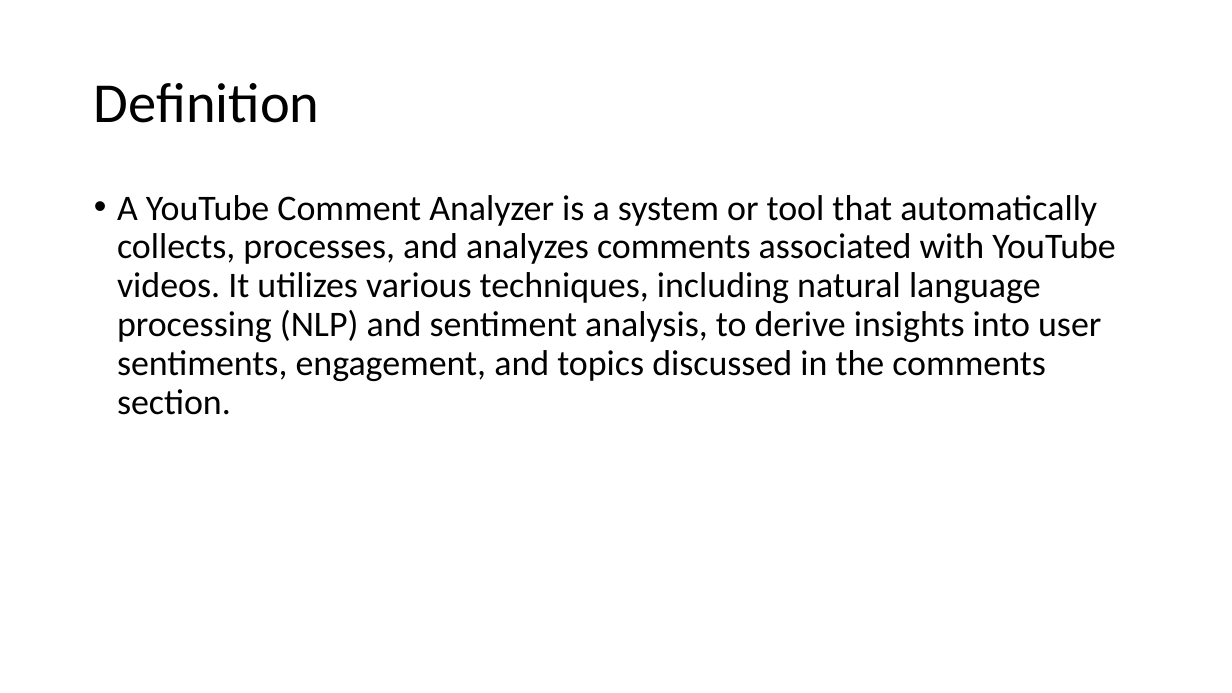
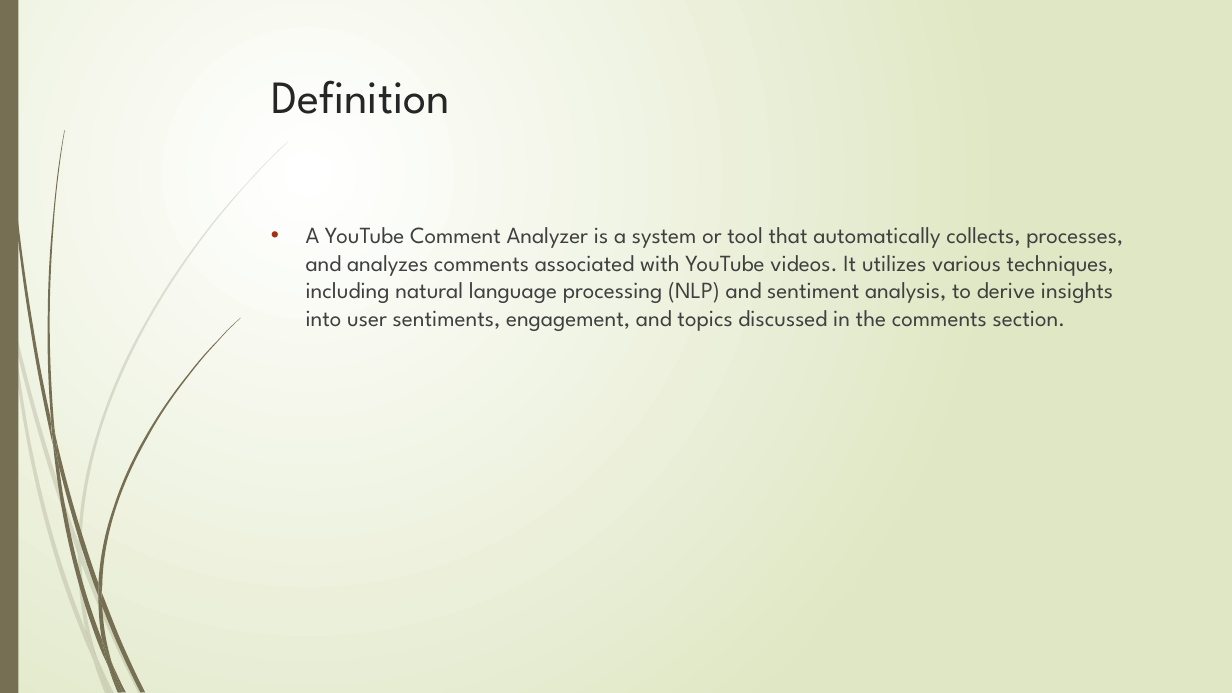
Before and after one commit to itsunilvithlani/2024_G7_Comment-Analyser, a slide deck: slide 2 of YouTube Comment Analyzer_presentation.pptx. Drawn at 1232x693 pixels with LibreOffice and Linux fonts; fonts in the diff are those of the drawing. Boxes give left, top, right and bottom in pixels: in the first picture for what was removed or moved away, otherwise in the second. Text is boxed around its words. In the diff, an @@ line names an element or a change of style, - is before the commit and + after.

```diff
--- a/YouTube Comment Analyzer_presentation.pptx
+++ b/YouTube Comment Analyzer_presentation.pptx
@@ background #FFFFFF to gradient #FFFFFF to #DFE8C4 @@
@@ rectangle added at box(0, 0, 18, 693), fill #766F54 @@
@@ title "Definition": place and size @@
-title "Definition" at box(94, 83, 320, 123)
+title "Definition" at box(271, 80, 450, 114)
@@ title "Definition" at box(271, 80, 450, 114): size 44 to 36 pt, font Calibri to League Spartan, text colour #000000 to #262626; line spacing 0.9 to 1; vertical alignment middle to top @@
@@ text "A YouTube Comment Analyzer is ...": place and size @@
-text "A YouTube Comment Analyzer is ..." at box(117, 195, 1115, 415)
+text "A YouTube Comment Analyzer is ..." at box(306, 227, 1123, 331)
@@ text "A YouTube Comment Analyzer is ..." at box(306, 227, 1123, 331): size 28 to 18 pt, font Calibri to League Spartan, text colour #000000 to #404040; indent changed; line spacing 0.9 to 1 @@
@@ group added at box(0, 141, 288, 693): 10 freeform shapes @@
@@ group added at box(3, 0, 240, 693): 12 freeform shapes @@
```
Also in this commit, not shown: 16 other slides changed, 1 slide added.
